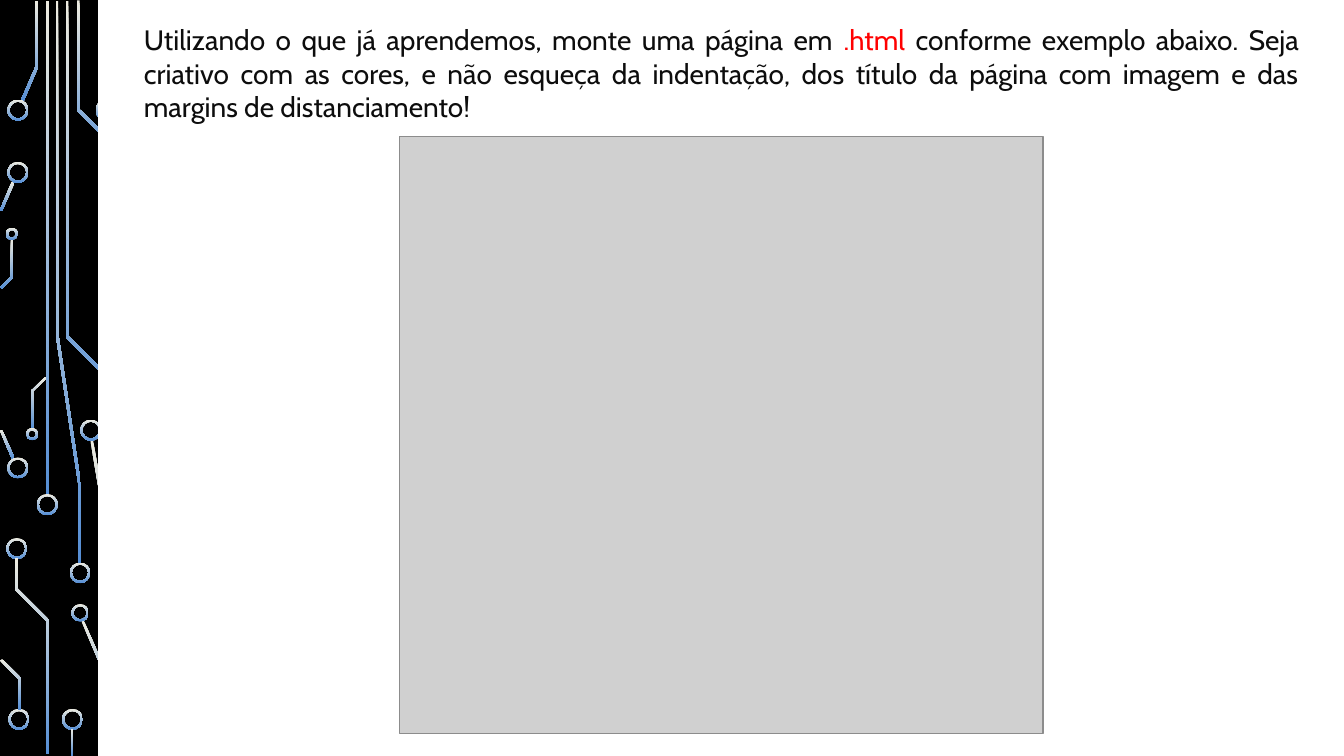
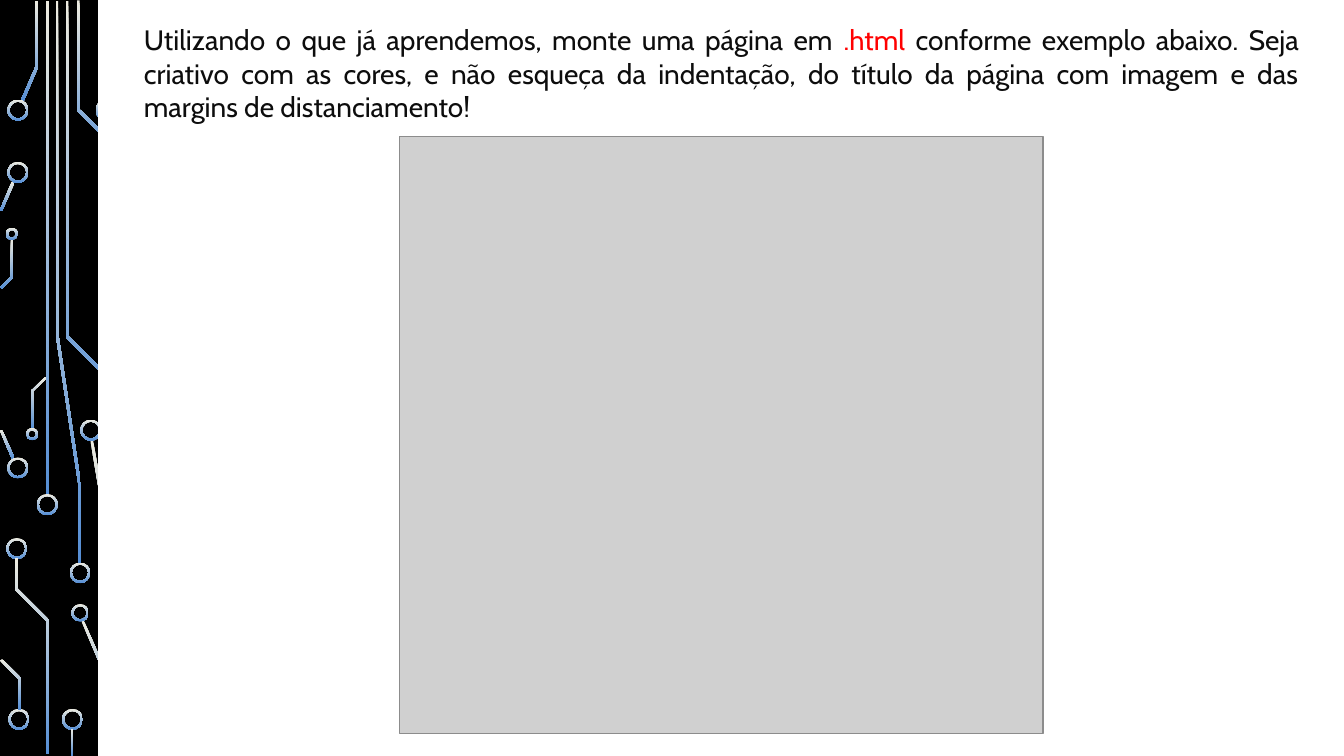
Before and after one commit to heitorsam/aulas_iep, a slide deck: slide 41 of documentos/Apostila - Desenvolvimento Web - IEP.pptx. Drawn at 1344x756 pixels with LibreOffice and Linux fonts; fonts in the diff are those of the drawing; grey boxes stand for pictures; background and template pictures are left out. Boxes give left, top, right and bottom in pixels: in the first picture for what was removed or moved away, otherwise in the second. Text is boxed around its words. In the diff, an @@ line names an element or a change of style, - is before the commit and + after.

```diff
--- a/documentos/Apostila - Desenvolvimento Web - IEP.pptx
+++ b/documentos/Apostila - Desenvolvimento Web - IEP.pptx
@@ text at [144,29,1299,124]: text changed @@
-Utilizando o que já aprendemos, monte uma página em .html conforme exemplo abaixo. Seja criativo com as cores, e não esqueça da indentação, dos título da página com imagem e das margins de distanciamento!
+Utilizando o que já aprendemos, monte uma página em .html conforme exemplo abaixo. Seja criativo com as cores, e não esqueça da indentação, do título da página com imagem e das margins de distanciamento!
```
